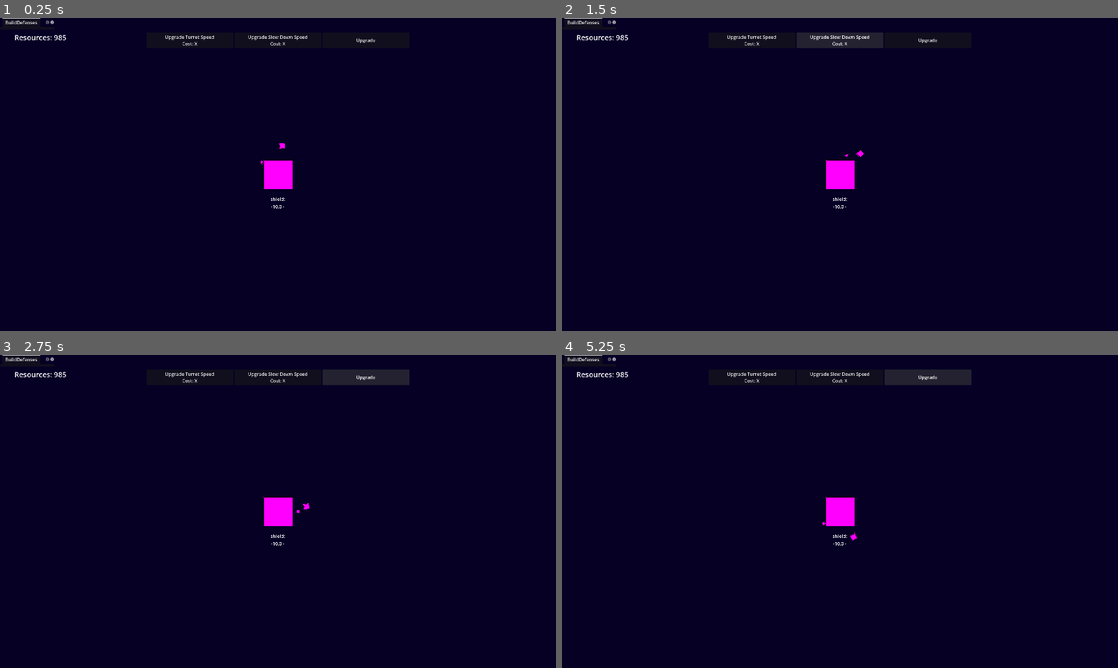
Above: before the commit, frames 1-4 (two rows, left to right).
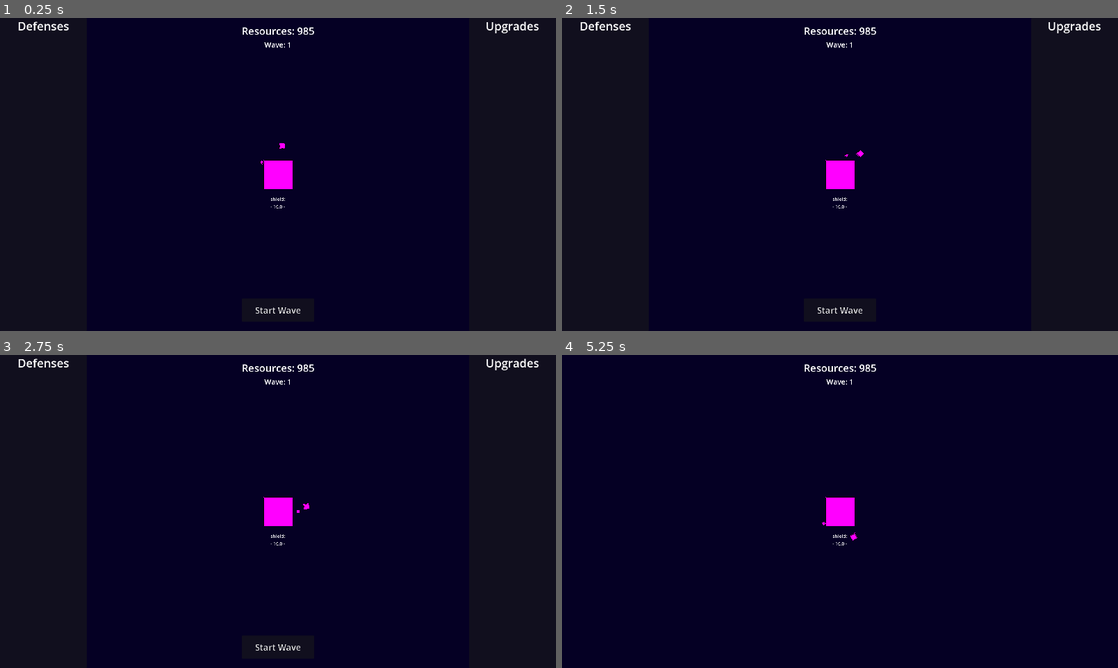
Above: after the commit, the same moments.

Repository: naeemR123/Learners-Game-Jam--2
Game: Godot game, scene res://Scenes/main.tscn
Same seed, same stepped clock (60 frames per second), same inputs: the game is played once before the commit and once after it.
Inputs (mouse positions are in pixels of both pictures, inside the frame that each line leads up to):
- Up to frame 1 (0.25 s): no input
- Up to frame 2 (1.5 s): click (751, 39) at 0.5 s, where only the run before the commit has a clickable "Upgrade Turret Speed Cost: X"; click (840, 39) at 1.25 s, where only the run before the commit has a clickable "Upgrade Slow Down Speed Cost:…"
- Up to frame 3 (2.75 s): click (366, 376) at 2 s, where only the run before the commit has a clickable "Upgrade"
- Up to frame 4 (5.25 s): click (840, 646) at 2.75 s, where only the run after the commit has a clickable "Start Wave"; click (751, 376) at 3.5 s, where only the run before the commit has a clickable "Upgrade Turret Speed Cost: X"; click (840, 376) at 4.25 s, where only the run before the commit has a clickable "Upgrade Slow Down Speed Cost:…"; click (928, 376) at 5 s, where only the run before the commit has a clickable "Upgrade"

The runs differ from the first frame. In frame 1, 0.9% of the frame differs, in the area x 0-97%, y 0-95%; in frame 2, 1.5%; in frame 3, 1.6%; in frame 4, 1.3%.

Commit message:
Building & implementing shop and wave UI
Also tweaked asteroids.gd, asteroid_data.gd, and asteroid type resources

Diff:
--- a/Scenes/turret_satellite.tscn
+++ b/Scenes/turret_satellite.tscn
@@ -1,17 +1,15 @@
 [gd_scene format=3 uid="uid://dha1d0wqh3pxm"]
 
 [ext_resource type="Script" uid="uid://bflt2d1kwn5u4" path="res://Scripts/turret_satellite.gd" id="1_fcprl"]
-[ext_resource type="PackedScene" uid="uid://dp2nh1twswdbk" path="res://Scenes/projectile.tscn" id="2_hskch"]
 
 [sub_resource type="CircleShape2D" id="CircleShape2D_hskch"]
-radius = 800.0
+radius = 403.1935
 
 [sub_resource type="PlaceholderTexture2D" id="PlaceholderTexture2D_6spbj"]
 size = Vector2(10, 10)
 
 [node name="TurretSatPivot" type="Node2D" unique_id=1893972898]
 script = ExtResource("1_fcprl")
-projectile_scene = ExtResource("2_hskch")
 
 [node name="Turret" type="Node2D" parent="." unique_id=889566566]
 position = Vector2(150, 0)
--- a/Scenes/ui.tscn
+++ b/Scenes/ui.tscn
@@ -5,58 +5,27 @@
 [node name="UI" type="CanvasLayer" unique_id=1543760008]
 script = ExtResource("1_jxero")
 
-[node name="Stats" type="Label" parent="." unique_id=1558278025]
-anchors_preset = -1
-offset_left = 50.0
-offset_top = 50.0
-offset_right = 40.0
-offset_bottom = 23.0
-theme_override_font_sizes/font_size = 25
-text = "Resources: 0
-Level: 1"
-
-[node name="TabContainer" type="TabContainer" parent="." unique_id=366474270]
-offset_right = 188.0
-offset_bottom = 40.0
-current_tab = 0
-
-[node name="BuildDefenses" type="ScrollContainer" parent="TabContainer" unique_id=2032871524]
-layout_mode = 2
-metadata/_tab_index = 0
-
-[node name="Upgrades" type="ScrollContainer" parent="TabContainer" unique_id=504660319]
-visible = false
-layout_mode = 2
-metadata/_tab_index = 1
-
-[node name="HBoxContainer" type="HBoxContainer" parent="." unique_id=1229894237]
-custom_minimum_size = Vector2(0.2, 0)
+[node name="ResourceLabel" type="Label" parent="." unique_id=1558278025]
+custom_minimum_size = Vector2(250, 50)
 anchors_preset = -1
 anchor_left = 0.5
 anchor_right = 0.5
-offset_left = -150.0
-offset_top = 50.0
-offset_right = 150.0
-offset_bottom = 54.0
+offset_top = 20.0
 grow_horizontal = 2
-alignment = 1
+theme_override_font_sizes/font_size = 35
+text = "Resources: 0"
+horizontal_alignment = 1
 
-[node name="TurretFireRateUpgrade" type="Button" parent="HBoxContainer" unique_id=1129709436]
-custom_minimum_size = Vector2(300, 50)
-layout_mode = 2
-text = "Upgrade Turret Speed
-Cost: X"
-
-[node name="SlowDownUpgrade" type="Button" parent="HBoxContainer" unique_id=606218751]
-custom_minimum_size = Vector2(300, 50)
-layout_mode = 2
-text = "Upgrade Slow Down Speed
-Cost: X"
-
-[node name="DefenseUpgrade" type="Button" parent="HBoxContainer" unique_id=1290907834]
-custom_minimum_size = Vector2(300, 50)
-layout_mode = 2
-text = "Upgrade"
+[node name="WaveLabel" type="Label" parent="." unique_id=45363123]
+custom_minimum_size = Vector2(100, 40)
+anchors_preset = -1
+anchor_left = 0.5
+anchor_right = 0.5
+offset_top = 75.0
+grow_horizontal = 2
+theme_override_font_sizes/font_size = 25
+text = "Wave: 1"
+horizontal_alignment = 1
 
 [node name="PlanetShield" type="Label" parent="." unique_id=262793332]
 anchors_preset = -1
@@ -65,17 +34,93 @@
 anchor_right = 0.5
 anchor_bottom = 0.5
 offset_left = -34.0
-offset_top = 170.0
+offset_top = 72.75
 offset_right = 34.0
-offset_bottom = 24.5
+offset_bottom = 121.75
 grow_horizontal = 2
 grow_vertical = 2
 text = "Shield:
 - 10 -"
 horizontal_alignment = 1
 
+[node name="ShopContainer" type="Control" parent="." unique_id=555884059]
+layout_mode = 3
+anchors_preset = 15
+anchor_right = 1.0
+anchor_bottom = 1.0
+grow_horizontal = 2
+grow_vertical = 2
+
+[node name="StartWaveButton" type="Button" parent="ShopContainer" unique_id=1335325550]
+layout_mode = 1
+anchors_preset = -1
+anchor_left = 0.5
+anchor_top = 1.0
+anchor_right = 0.5
+anchor_bottom = 1.0
+offset_left = -125.0
+offset_top = -111.90997
+offset_right = 125.0
+offset_bottom = -31.90918
+grow_horizontal = 2
+grow_vertical = 0
+theme_override_font_sizes/font_size = 30
+text = "Start Wave"
+
+[node name="DefensesPanel" type="PanelContainer" parent="ShopContainer" unique_id=50841706]
+layout_mode = 1
+anchors_preset = -1
+anchor_right = 300.0
+anchor_bottom = 1.0
+offset_right = -575700.0
+grow_vertical = 2
+
+[node name="ScrollContainer" type="ScrollContainer" parent="ShopContainer/DefensesPanel" unique_id=672314520]
+layout_mode = 2
+
+[node name="VBoxContainer" type="VBoxContainer" parent="ShopContainer/DefensesPanel/ScrollContainer" unique_id=2146446929]
+layout_mode = 2
+size_flags_horizontal = 3
+
+[node name="Title" type="Label" parent="ShopContainer/DefensesPanel/ScrollContainer/VBoxContainer" unique_id=1332084678]
+layout_mode = 2
+theme_override_font_sizes/font_size = 40
+text = "Defenses"
+horizontal_alignment = 1
+
+[node name="DefensesList" type="VBoxContainer" parent="ShopContainer/DefensesPanel/ScrollContainer/VBoxContainer" unique_id=728387730]
+layout_mode = 2
+
+[node name="UpgradesPanel" type="PanelContainer" parent="ShopContainer" unique_id=1530517186]
+layout_mode = 1
+anchors_preset = -1
+anchor_left = 1.0
+anchor_right = 1.0
+anchor_bottom = 1.0
+offset_left = -300.0
+offset_right = 0.00012207031
+grow_horizontal = 0
+grow_vertical = 2
+
+[node name="ScrollContainer" type="ScrollContainer" parent="ShopContainer/UpgradesPanel" unique_id=1554434784]
+layout_mode = 2
+
+[node name="VBoxContainer" type="VBoxContainer" parent="ShopContainer/UpgradesPanel/ScrollContainer" unique_id=595895689]
+layout_mode = 2
+size_flags_horizontal = 3
+
+[node name="Title" type="Label" parent="ShopContainer/UpgradesPanel/ScrollContainer/VBoxContainer" unique_id=386727830]
+layout_mode = 2
+theme_override_font_sizes/font_size = 40
+text = "Upgrades"
+horizontal_alignment = 1
+
+[node name="UpgradesList" type="VBoxContainer" parent="ShopContainer/UpgradesPanel/ScrollContainer/VBoxContainer" unique_id=1297369614]
+layout_mode = 2
+
 [node name="GameOverScreen" type="Control" parent="." unique_id=2025782506]
 process_mode = 2
+visible = false
 layout_mode = 3
 anchors_preset = 15
 anchor_right = 1.0
@@ -115,6 +160,3 @@
 [node name="RetryButton" type="Button" parent="GameOverScreen/VBoxContainer" unique_id=1687163601]
 layout_mode = 2
 text = "Try Again?"
-
-[connection signal="pressed" from="HBoxContainer/TurretFireRateUpgrade" to="." method="_on_turret_upgrade_pressed"]
-[connection signal="pressed" from="HBoxContainer/SlowDownUpgrade" to="." method="_on_slow_down_upgrade_pressed"]
--- a/Scripts/Globals/game_manager.gd
+++ b/Scripts/Globals/game_manager.gd
@@ -13,11 +13,13 @@
 	},
 }
 var owned_defenses: Array[String] = []			# Stores all active defenses : populated via purchase_defenses()
-var all_upgrades : Array[UpgradeData] = []		# Stores all active upgrades : populated via register_upgrade_array()
+var all_defenses : Array[DefenseData] = []		# Stores all defenses : populated via register_all_defenses()
+var all_upgrades : Array[UpgradeData] = []		# Stores all upgrades : populated via register_upgrade_array()
+
 # =
 
 # Universal Game Properties
-var resources :int = 0
+var resources : int = 0
 var planet_destroyed : bool = false
 var max_planet_shield: float = 10.0
 
@@ -80,6 +82,7 @@
 	if not active_stats.has(defense.id):
 		# Duplicates to store an independant copy, instead of referencing the original
 		active_stats[defense.id] = defense.default_stats.duplicate()
+		all_defenses.append(defense)
 
 
 # Scans the Upgrades folder and registers stats for every UpgradeData it finds
--- a/Scripts/Globals/wave_manager.gd
+++ b/Scripts/Globals/wave_manager.gd
@@ -15,8 +15,6 @@
 var asteroids_spawned : int = 0
 var asteroids_alive : int
 
-var spawn_interval : float
-
 
 # Signals
 signal timer_interval(interval)		# connects to asteroid_spawner.gd
@@ -24,7 +22,6 @@
 
 
 func _ready() -> void:
-
 	register_all_asteroids()	# CRITICAL : needs to run on game startup
 
 
@@ -95,8 +92,8 @@
 	var roll : float = randf_range(0,total_weight) # Randomizes number based on weight
 
 	# Subtracts each eligible asteroid's weight by the random number.
-	# If the asteroid's weight causes the number goes below or
-	# reaches 0, then THAT asteroid is returned - chosen to be spawned
+	# If the asteroid's weight causes the number to go below or
+	# reaches 0, then THAT asteroid is returned (chosen to be spawned)
 	for asteroid in eligible:
 		roll -= asteroid.spawn_weight
 		if roll <= 0:
@@ -116,7 +113,7 @@
 	# Calculates asteroid amound and their spawn interval
 	# based on the current wave number
 	max_asteroids = 4 + (current_wave * 2)
-	spawn_interval = clampf(3.0 - (0.1 * current_wave),0.4, 3.0)
+	var spawn_interval : float = clampf(3.0 - (0.1 * current_wave),0.4, 3.0)
 
 	# Sends the spawn timer interval to the asteroid spawner
 	timer_interval.emit(spawn_interval)
--- a/Scripts/ResourceScripts/asteroid_data.gd
+++ b/Scripts/ResourceScripts/asteroid_data.gd
@@ -13,7 +13,6 @@
 
 @export_category("Base Stats")
 @export var max_health: float
-@export var min_speed: float
 @export var max_speed: float
 @export var slow_resistance: float = 0.0
 
--- a/Scripts/ResourceScripts/defenses_data.gd
+++ b/Scripts/ResourceScripts/defenses_data.gd
@@ -16,12 +16,15 @@
 @export var defense_scene : PackedScene	# The actual scene to instance (e.g. turret.tscn)
 @export var max_allowed : int  = 10000		# Max amount player can purchase. Leave at 10,000 if unlimited
 
+@export_category("Progression")
+@export var unlock_wave : int = 1	# Which wave this defense unlocks for purhcase
+
 @export_category("Economy")
 @export var base_cost : int
 @export var cost_multiplier : float = 1.5
 
 @export_category("Stats")
-@export var default_stats : Dictionary = {}
+@export var default_stats : Dictionary = {}		# Populated via Inspector
 
 
 # State variables (Dynamic: saved during gameplay)
--- a/Scripts/Resources/Asteroids/boss_asteroid.tres
+++ b/Scripts/Resources/Asteroids/boss_asteroid.tres
@@ -3,14 +3,13 @@
 [ext_resource type="Script" uid="uid://b7ruo5o8pgeta" path="res://Scripts/ResourceScripts/asteroid_data.gd" id="1_0wwu6"]
 
 [sub_resource type="PlaceholderTexture2D" id="PlaceholderTexture2D_0wwu6"]
+size = Vector2(50, 50)
 
 [resource]
 script = ExtResource("1_0wwu6")
 name = "Boss"
 sprite_texture = SubResource("PlaceholderTexture2D_0wwu6")
-scale_ratio = 3.0
 max_health = 100.0
-min_speed = 5.0
 max_speed = 10.0
 slow_resistance = 1.0
 min_wave = 20
--- a/Scripts/Resources/Asteroids/comet_asteroid.tres
+++ b/Scripts/Resources/Asteroids/comet_asteroid.tres
@@ -3,6 +3,7 @@
 [ext_resource type="Script" uid="uid://b7ruo5o8pgeta" path="res://Scripts/ResourceScripts/asteroid_data.gd" id="1_ijo3f"]
 
 [sub_resource type="PlaceholderTexture2D" id="PlaceholderTexture2D_ijo3f"]
+size = Vector2(35, 35)
 
 [resource]
 script = ExtResource("1_ijo3f")
@@ -10,7 +11,6 @@
 sprite_texture = SubResource("PlaceholderTexture2D_ijo3f")
 scale_ratio = 0.5
 max_health = 1.0
-min_speed = 125.0
 max_speed = 150.0
 slow_resistance = 0.25
 min_wave = 5
--- a/Scripts/Resources/Asteroids/common_asteroid.tres
+++ b/Scripts/Resources/Asteroids/common_asteroid.tres
@@ -3,14 +3,13 @@
 [ext_resource type="Script" uid="uid://b7ruo5o8pgeta" path="res://Scripts/ResourceScripts/asteroid_data.gd" id="1_bgh7d"]
 
 [sub_resource type="PlaceholderTexture2D" id="PlaceholderTexture2D_meeva"]
+size = Vector2(35, 35)
 
 [resource]
 script = ExtResource("1_bgh7d")
 name = "Common"
 sprite_texture = SubResource("PlaceholderTexture2D_meeva")
-scale_ratio = 1.2
 max_health = 3.0
-min_speed = 15.0
 max_speed = 40.0
 min_wave = 1
 spawn_weight = 10.0
--- a/Scripts/Resources/Asteroids/swarm_asteroid.tres
+++ b/Scripts/Resources/Asteroids/swarm_asteroid.tres
@@ -3,14 +3,14 @@
 [ext_resource type="Script" uid="uid://b7ruo5o8pgeta" path="res://Scripts/ResourceScripts/asteroid_data.gd" id="1_3unon"]
 
 [sub_resource type="PlaceholderTexture2D" id="PlaceholderTexture2D_3unon"]
+size = Vector2(35, 35)
 
 [resource]
 script = ExtResource("1_3unon")
 name = "Swarm"
 sprite_texture = SubResource("PlaceholderTexture2D_3unon")
-scale_ratio = 0.5
+scale_ratio = 0.7
 max_health = 3.0
-min_speed = 50.0
 max_speed = 100.0
 slow_resistance = 0.15
 min_wave = 10
--- a/Scripts/Resources/Asteroids/tank_asteroid.tres
+++ b/Scripts/Resources/Asteroids/tank_asteroid.tres
@@ -3,14 +3,14 @@
 [ext_resource type="Script" uid="uid://b7ruo5o8pgeta" path="res://Scripts/ResourceScripts/asteroid_data.gd" id="1_4qp8t"]
 
 [sub_resource type="PlaceholderTexture2D" id="PlaceholderTexture2D_4qp8t"]
+size = Vector2(40, 40)
 
 [resource]
 script = ExtResource("1_4qp8t")
 name = "Tank"
 sprite_texture = SubResource("PlaceholderTexture2D_4qp8t")
-scale_ratio = 2.0
+scale_ratio = 1.5
 max_health = 15.0
-min_speed = 10.0
 max_speed = 20.0
 slow_resistance = 0.5
 min_wave = 7
--- a/Scripts/Resources/Defenses/collector_satellite.tres
+++ b/Scripts/Resources/Defenses/collector_satellite.tres
@@ -5,12 +5,12 @@
 
 [resource]
 script = ExtResource("1_col58")
-turn_speed = 0.0
 id = "collector_satellite"
 display_name = "Collector Satellite"
 description = "Orbits the planet, emitting a gravitational field strong enough to pull in small resources that the satellite then processes for multi-use cases."
 defense_scene = ExtResource("1_m0ou7")
 max_allowed = 30
+unlock_wave = 1
 base_cost = 10
 cost_multiplier = 2.5
 default_stats = {
--- a/Scripts/Resources/Defenses/turret_satellite.tres
+++ b/Scripts/Resources/Defenses/turret_satellite.tres
@@ -5,12 +5,12 @@
 
 [resource]
 script = ExtResource("1_j5cwb")
-orbit_speed = 1.0
 orbit_radius = 80.0
 id = "turret_satellite"
 display_name = "Turret Satellite"
 description = "Defensive satellite that orbits the planet, shooting Asteroids in its range."
 defense_scene = ExtResource("1_kx8qd")
+unlock_wave = 1
 base_cost = 5
 default_stats = {
 "damage": 3.0,
--- a/Scripts/asteroid.gd
+++ b/Scripts/asteroid.gd
@@ -15,9 +15,8 @@
 var resource_max : int = 3
 var resource_min : int = 1
 
-var speed : float = randf_range(min_speed,max_speed)
-var max_speed : float = 40
-var min_speed : float = 15
+var speed : float
+var speed_variance : float = 15
 var direction : Vector2
 # -
 
@@ -56,8 +55,8 @@
 	if debug_speed == true:		# If debug mode on, sets debug speed
 		speed = debug_speed_value
 	else:
-		# Assigns speed based on asteroid's min-max speed and wave's speed multiplier
-		speed = randf_range(data.min_speed, data.max_speed) * speed_multiplier
+		# Assigns speed based on asteroid's min-max speed + speed_variance and wave's speed multiplier
+		speed = randf_range(data.max_speed - speed_variance, data.max_speed + speed_variance) * speed_multiplier
 
 	# Assigning properties
 	current_health = data.max_health * health_multiplier
@@ -65,7 +64,7 @@
 	sprite.texture = data.sprite_texture
 
 	# Sets scale based on health and asteroid type's scale ratio
-	scale = Vector2(data.max_health * data.scale_ratio, data.max_health * data.scale_ratio)
+	scale = Vector2(data.scale_ratio, data.scale_ratio)
 
 	# Determines flight path | Comet vs. Other Asteroids
 	if data.behavior == AsteroidData.BehaviorType.COMET:
@@ -84,7 +83,7 @@
 	#####################################################################
 
 	# Displays current Asteroid's info : name, pos, and speed
-	print("Spawned: ", data.name , " at: ", global_position, " | Speed: ", speed)
+	print("Spawned: ", data.name , " at: ", global_position, " | Speed: ", speed, " | Scale: ", scale, " | Sprite Size: ", sprite.texture.get_size(), " | Health: ", current_health)
 
 
 func _physics_process(delta: float) -> void:
--- a/Scripts/asteroid_spawner.gd
+++ b/Scripts/asteroid_spawner.gd
@@ -7,7 +7,7 @@
 @export var debug_speed : bool = false
 @export var debug_speed_value : float = 200
 
-@export var margin: float = 100.0 # How far offscreen to spawn
+@export var margin: float = 50 # How far offscreen to spawn
 
 var asteroid_scene: PackedScene = preload("res://Scenes/asteroid.tscn")
 
@@ -53,7 +53,7 @@
 	var viewport_size = get_viewport_rect().size
 
 	# Chooses random screen edge (0 = top, 1 = bottom, 2 = left, 3 = right)
-	var edge = randi() % 4 # <- chooses random number between 0 and 3
+	var edge : int = randi() % 4 # <- chooses random number between 0 and 3
 	var spawn_position : Vector2
 
 	# Matches randomly chosen number to screen edge with spawn margin
--- a/Scripts/defenses_button.gd
+++ b/Scripts/defenses_button.gd
@@ -19,10 +19,17 @@
 func update_display() -> void:
 	if not defense_data: return
 
+	var is_locked : bool = defense_data.unlock_wave > WaveManager.current_wave
 	var cost = defense_data.get_current_cost()
 	var owned = defense_data.amount_owned
+
+	if is_locked:
+		disabled = true
+		text = "Unlocks at wave " + str(defense_data.unlock_wave)
+		return
 
 	# Disables button if unaffordable
 	disabled = game.resources < cost or owned >= defense_data.max_allowed
 
+
 	text = "%s (Owned: %d)\nCost: %d" % [defense_data.display_name, owned, cost]
--- a/Scripts/planet.gd
+++ b/Scripts/planet.gd
@@ -1,10 +1 @@
 extends Area2D
-
-
-
-func _ready() -> void:
-	pass
-
-
-func _process(_delta: float) -> void:
-	pass
--- a/Scripts/resource.gd
+++ b/Scripts/resource.gd
@@ -10,7 +10,7 @@
 func _ready() -> void:
 
 	direction = Vector2(randf_range(-1,1),randf_range(-1,1))		# Sets a random direction
-	print("Resource spawned | Position: ", global_position, " | Direction: ", direction)
+	#print("Resource spawned | Position: ", global_position, " | Direction: ", direction)
 
 	swarm_offset = Vector2(randf_range(-5,5),randf_range(-5,5))	# Sets a random offset when clustered
 
--- a/Scripts/ui.gd
+++ b/Scripts/ui.gd
@@ -1,32 +1,49 @@
 extends CanvasLayer
+
 
 @onready var game := Game_Manager
 @onready var wave := WaveManager
 
 
-@onready var label: Label = $Stats
+# Labels
+@onready var rlabel: Label = $ResourceLabel
+@onready var wlabel: Label = $WaveLabel
 @onready var planet_shield: Label = $PlanetShield
+
+# Buttons
+@onready var start_wave_button: Button = $ShopContainer/StartWaveButton
+@onready var retry_button: Button = $GameOverScreen/VBoxContainer/RetryButton
+
+# Control Nodes
 @onready var game_over_screen: Control = $GameOverScreen
-@onready var retry_button: Button = $GameOverScreen/VBoxContainer/RetryButton
+@onready var shop_container: Control = $ShopContainer
+
 
 
 func _ready() -> void:
-	game.resources_changed.connect(update_ui)				# signals from Game_Manager
+	game.resources_changed.connect(update_r_ui)				# signals from Game_Manager
 	game.shield_changed.connect(update_shield_ui)			# ^
 	game.game_over.connect(game_over_event)					# ^
 	game_over_screen.visible = false						# ^
 
 	wave.wave_complete.connect(shop_ui)						# signal from WaveManager
 
-	retry_button.pressed.connect(_on_retry_button_pressed)	# signal from game over screen button (Game_Manager)
+	retry_button.pressed.connect(_on_retry_button_pressed)	# signal from button in ui.tscn
+	start_wave_button.pressed.connect(_on_start_wave_button_pressed)
 
 	# Refresh ui with current stats upon loading
-	update_ui()
+	update_w_ui()
+	update_r_ui()
 	update_shield_ui()
 
 # Refreshes resource display ui
-func update_ui():
-	label.text = "Resources: " + str(game.resources)
+func update_r_ui():
+	rlabel.text = "Resources: " + str(game.resources)
+
+
+# Refreshes wave display ui
+func update_w_ui():
+	wlabel.text = "Wave: " + str(wave.current_wave)
 
 
 # Refreshes Planet shield display ui
@@ -34,7 +51,7 @@
 
 	# Gets shield value from active_stats Array in Game_Manager
 	var current_shield = game.active_stats["global"]["planet_shield"]
-	planet_shield.text = "shield:\n-" + str(current_shield) + " -"
+	planet_shield.text = "shield:\n- " + str(current_shield) + " -"
 
 
 # Runs reset function in Game_Manager
@@ -44,6 +61,11 @@
 	get_tree().reload_current_scene()
 
 
+func _on_start_wave_button_pressed():
+	wave.start_wave()
+	shop_ui()
+
+
 # Displays "Game Over" screen | Called from Game_Manager
 func game_over_event():
 	game_over_screen.visible = true
@@ -51,4 +73,10 @@
 
 # Displays and handles shop screen ui
 func shop_ui() -> void:
-	pass	# Add logic for shop ui | Hide and show depending if wave is active
+	update_w_ui()
+
+
+	if wave.wave_active:
+		shop_container.hide()
+	else:
+		shop_container.show()
